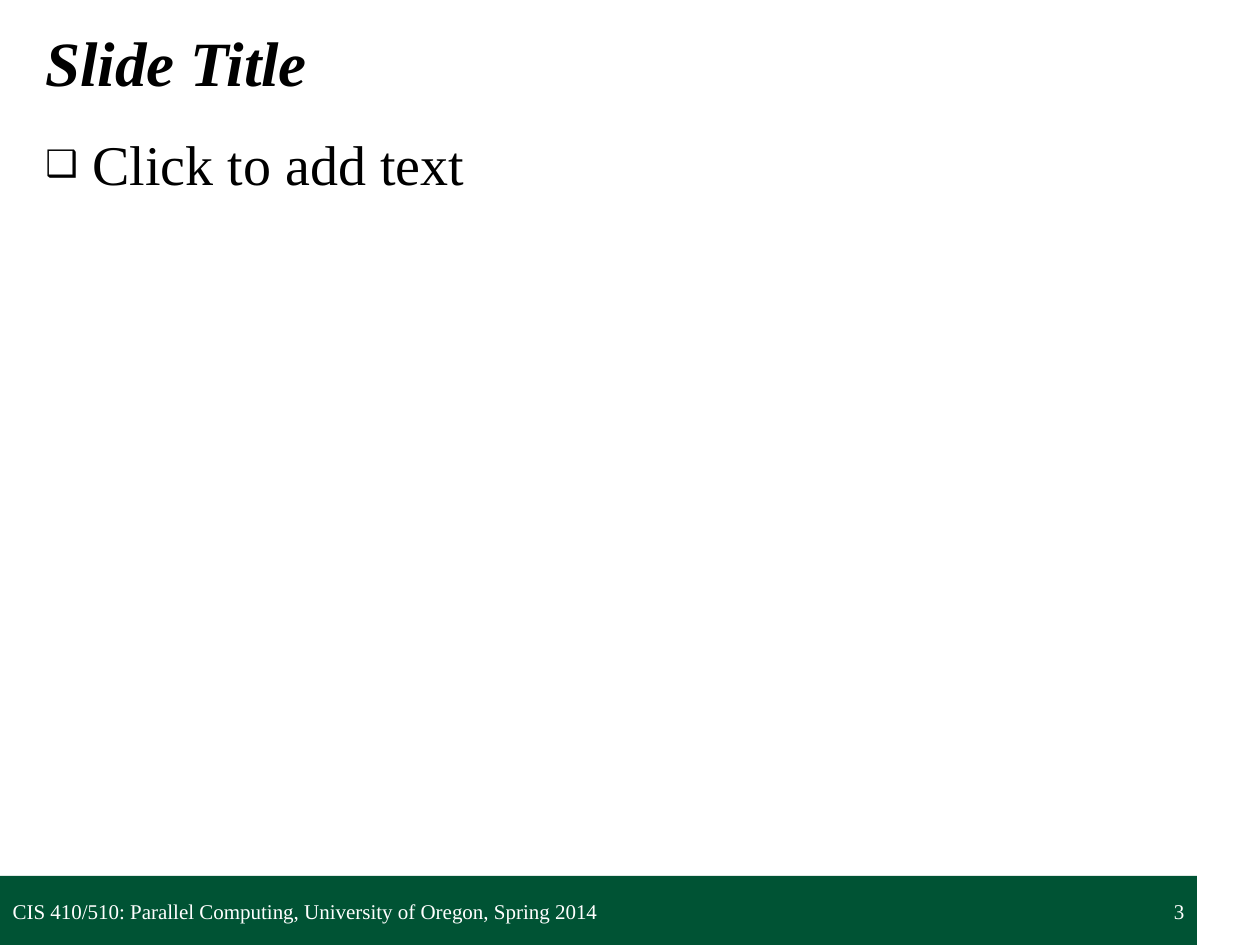
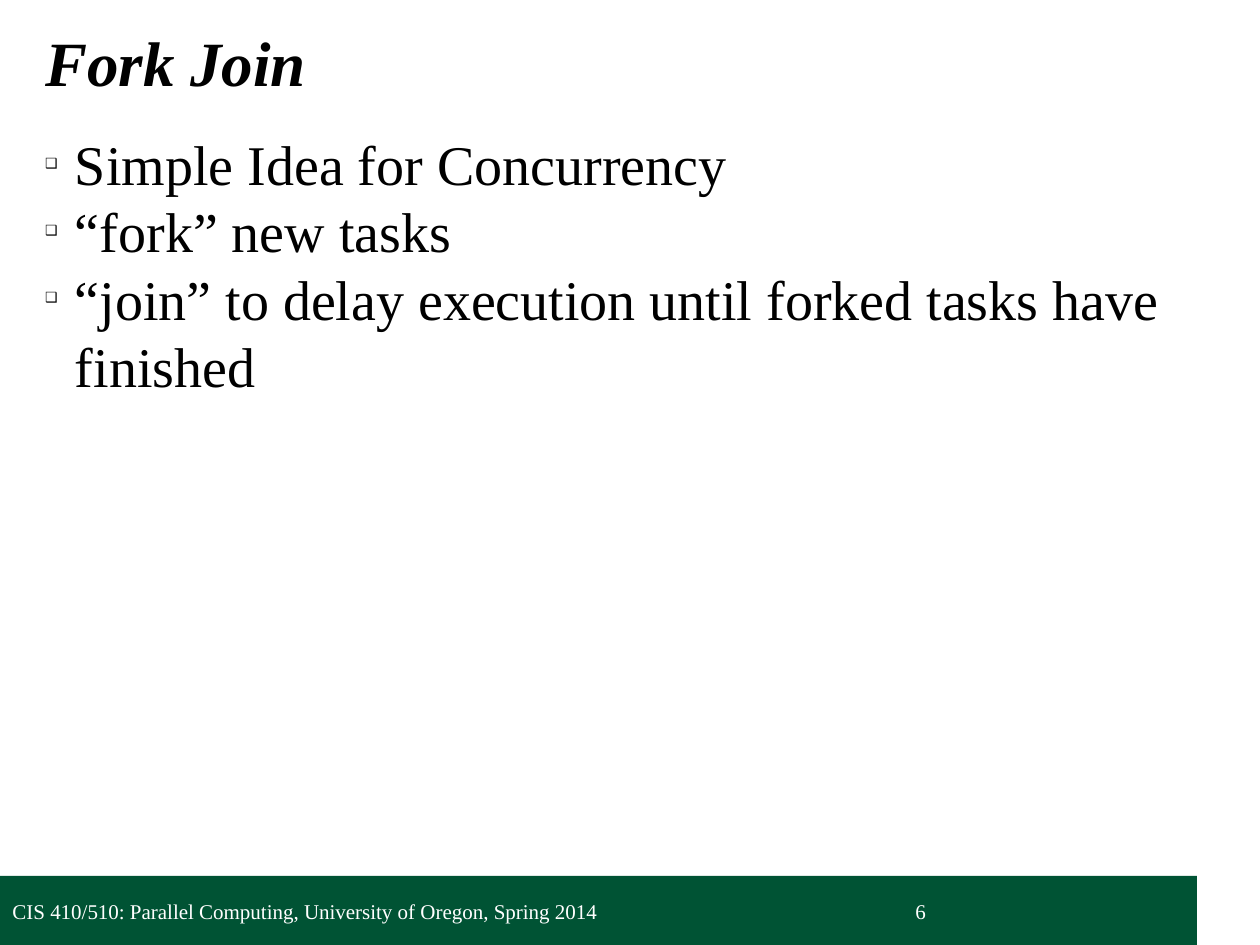
Before and after one commit to UOregonParallel/CourseMaterials, a slide deck: slide 6 of lecture_content/classSlides/5_forkjoinPattern/forkjoinPattern.pptx (slide 3 before the commit). Drawn at 1260x945 pixels with LibreOffice and Linux fonts; fonts in the diff are those of the drawing; background and template pictures are left out. Boxes give left, top, right and bottom in pixels: in the first picture for what was removed or moved away, otherwise in the second. Text is boxed around its words. In the diff, an @@ line names an element or a change of style, - is before the commit and + after.

```diff
--- a/lecture_content/classSlides/5_forkjoinPattern/forkjoinPattern.pptx
+++ b/lecture_content/classSlides/5_forkjoinPattern/forkjoinPattern.pptx
@@ text at [45,42,305,87]: text changed @@
-Slide Title
+Fork Join
@@ text at [75,145,1159,388]: text changed @@
-❑ Click to add text
+❑ Simple Idea for Concurrency
+❑ “fork” new tasks
+❑ “join” to delay execution until forked tasks have finished
@@ page number at [915,905,925,920]: text changed @@
-3
+6
```
Also in this commit, not shown: 3 other slides changed, 10 slides added, 1 other file.
